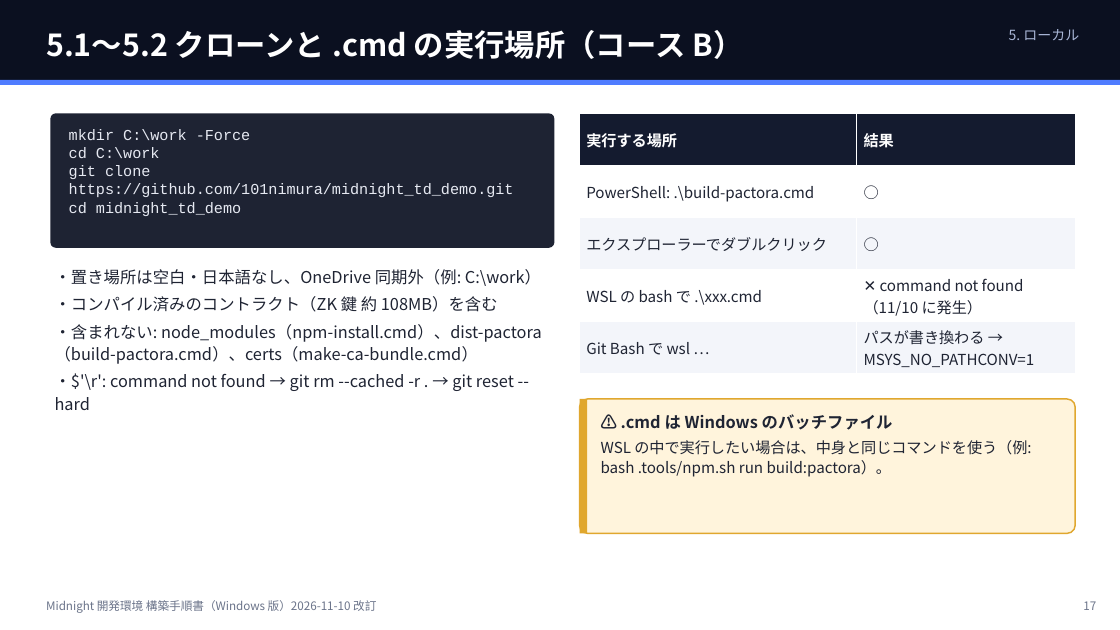
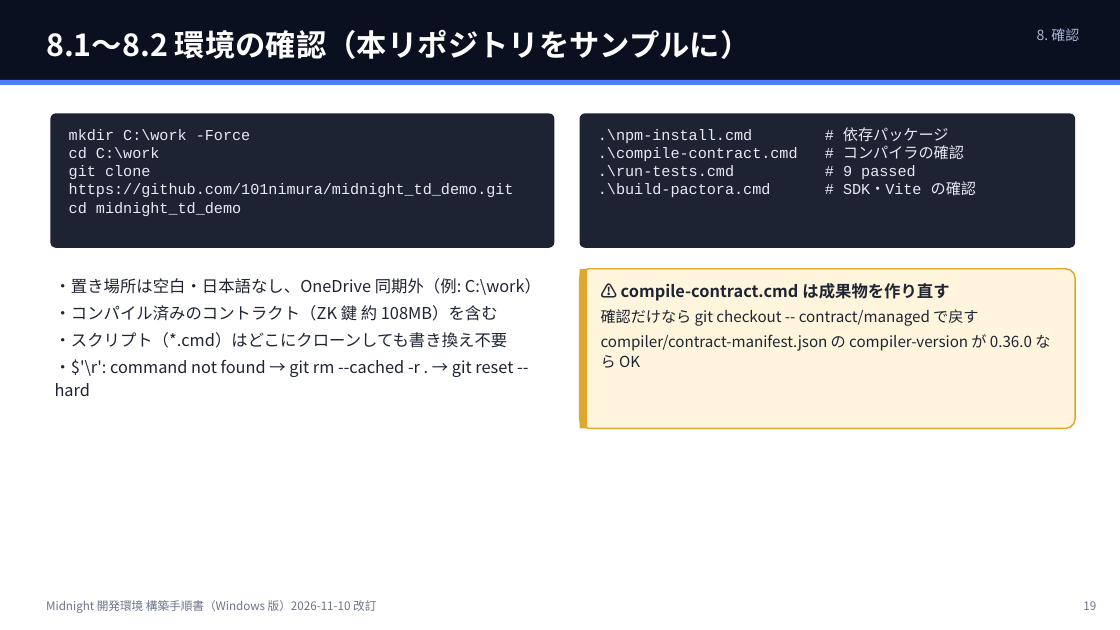
Before and after one commit to 101nimura/midnight_td_demo, a slide deck: slide 19 of docs/SETUP.pptx (slide 17 before the commit). Drawn at 1120x630 pixels with LibreOffice and Linux fonts; fonts in the diff are those of the drawing. Boxes give left, top, right and bottom in pixels: in the first picture for what was removed or moved away, otherwise in the second. Text is boxed around its words. In the diff, an @@ line names an element or a change of style, - is before the commit and + after.

```diff
--- a/docs/SETUP.pptx
+++ b/docs/SETUP.pptx
@@ text at <box>46,29,751,59</box>: text changed @@
-5.1〜5.2 クローンと .cmd の実行場所（コース B）
+8.1〜8.2 環境の確認（本リポジトリをサンプルに）
@@ text at <box>1037,28,1079,41</box>: text changed @@
-5. ローカル
+8. 確認
@@ table removed at <box>580,113,1075,374</box>, 5 rows, 2 columns @@
-実行する場所 | 結果
-PowerShell: .\build-pactora.cmd | ○
-エクスプローラーでダブルクリック | ○
-WSL の bash で .\xxx.cmd | ✕ command not found（11/10 に発生）
-Git Bash で wsl … | パスが書き換わる → MSYS_NO_PATHCONV=1
@@ rounded rectangle added at <box>580,113,1075,248</box>, fill #1E2333, 13 pt, text #E6E9F2 @@
+.\npm-install.cmd # 依存パッケージ
+.\compile-contract.cmd # コンパイラの確認
+.\run-tests.cmd # 9 passed
+.\build-pactora.cmd # SDK・Vite の確認
@@ text "・置き場所は空白・日本語なし、OneDrive 同期外（例: C:\work）": place and size @@
-text "・置き場所は空白・日本語なし、OneDrive 同期外（例: C:\work）" at <box>55,269,542,410</box>
+text "・置き場所は空白・日本語なし、OneDrive 同期外（例: C:\work）" at <box>55,278,541,396</box>
@@ rounded rectangle: place and size @@
-rounded rectangle at <box>580,399,1075,534</box>
+rounded rectangle at <box>580,269,1075,429</box>
@@ rectangle: place and size @@
-rectangle at <box>580,399,587,534</box>
+rectangle at <box>580,269,587,429</box>
@@ text at <box>601,283,1050,368</box>: text changed @@
-⚠ .cmd は Windows のバッチファイル
-WSL の中で実行したい場合は、中身と同じコマンドを使う（例: bash .tools/npm.sh run build:pactora）。
+⚠ compile-contract.cmd は成果物を作り直す
+確認だけなら git checkout -- contract/managed で戻す
+compiler/contract-manifest.json の compiler-version が 0.36.0 なら OK
@@ text at <box>55,332,508,348</box>: text changed @@
-・含まれない: node_modules（npm-install.cmd）、dist-pactora（build-pactora.cmd）、certs（make-ca-bundle.cmd）
+・スクリプト（*.cmd）はどこにクローンしても書き換え不要
@@ text at <box>1083,601,1096,610</box>: text changed @@
-17
+19
```
Also in this commit, not shown: 20 other slides changed, 5 slides added, 5 slides removed, 3 other files.
